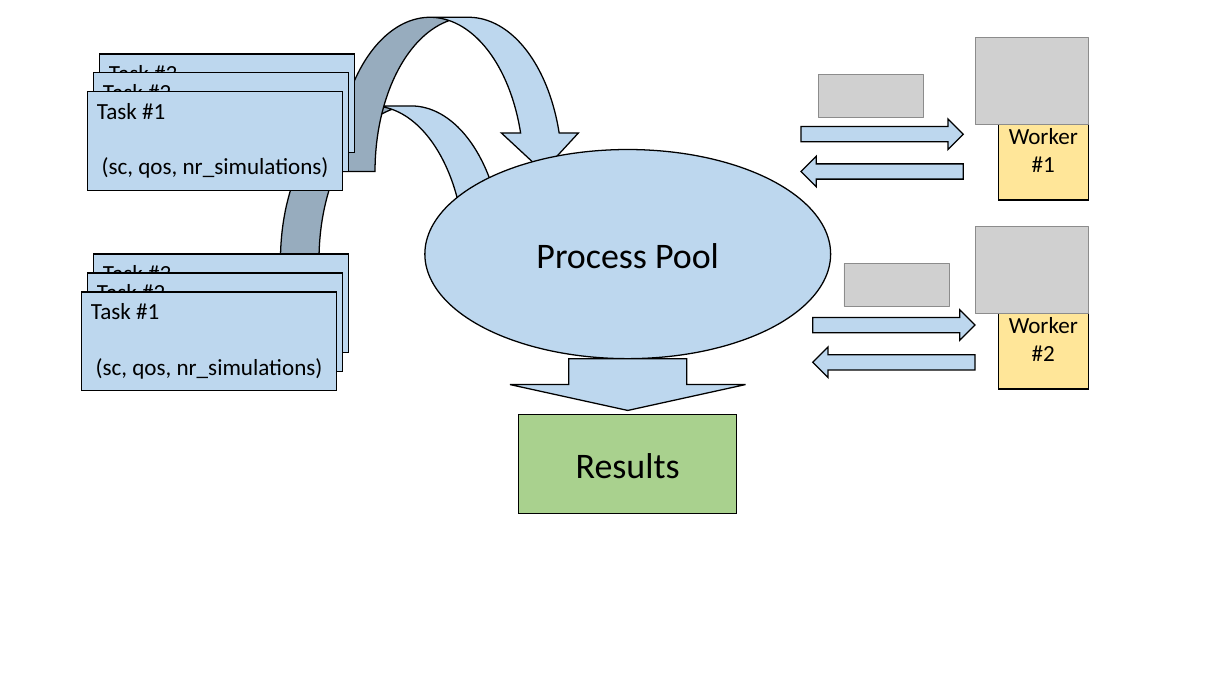
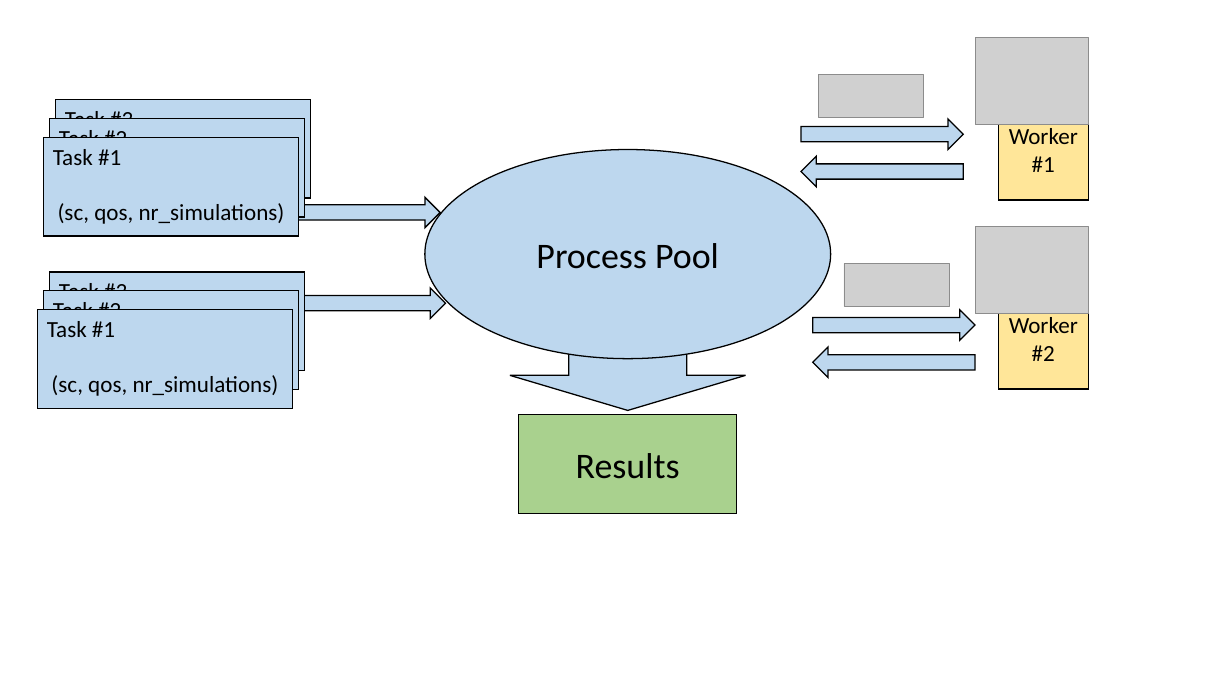
Before and after one commit to lkleinbe/ma_seminar, a slide deck: slide 7 of Figures/Figures_new.pptx (slide 3 before the commit). Drawn at 1232x693 pixels with LibreOffice and Linux fonts; fonts in the diff are those of the drawing; grey boxes stand for pictures. Boxes give left, top, right and bottom in pixels: in the first picture for what was removed or moved away, otherwise in the second. Text is boxed around its words. In the diff, an @@ line names an element or a change of style, - is before the commit and + after.

```diff
--- a/Figures/Figures_new.pptx
+++ b/Figures/Figures_new.pptx
@@ curved down arrow removed at box(336, 18, 581, 172) @@
@@ curved down arrow removed at box(281, 106, 526, 261) @@
@@ 3 rectangles: place and size @@
-3 rectangles at box(88, 54, 355, 190)
+3 rectangles at box(43, 100, 311, 237)
@@ right arrow added at box(281, 197, 441, 227), fill #BDD7EE, outline #000000 1 pt @@
@@ 3 rectangles: place and size @@
-3 rectangles at box(82, 254, 349, 391)
+3 rectangles at box(38, 272, 305, 409)
@@ right arrow added at box(286, 288, 445, 319), fill #BDD7EE, outline #000000 1 pt @@
@@ right arrow: place and size @@
-right arrow at box(510, 359, 745, 411)
+right arrow at box(510, 341, 745, 411)
```
Also in this commit, not shown: 1 other slide changed, 4 slides added, 13 other files.
